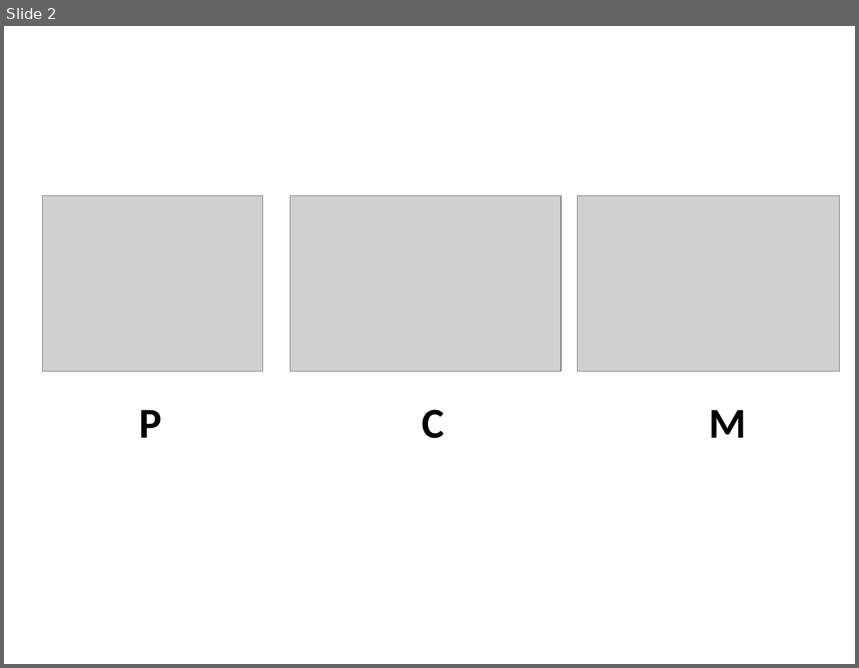
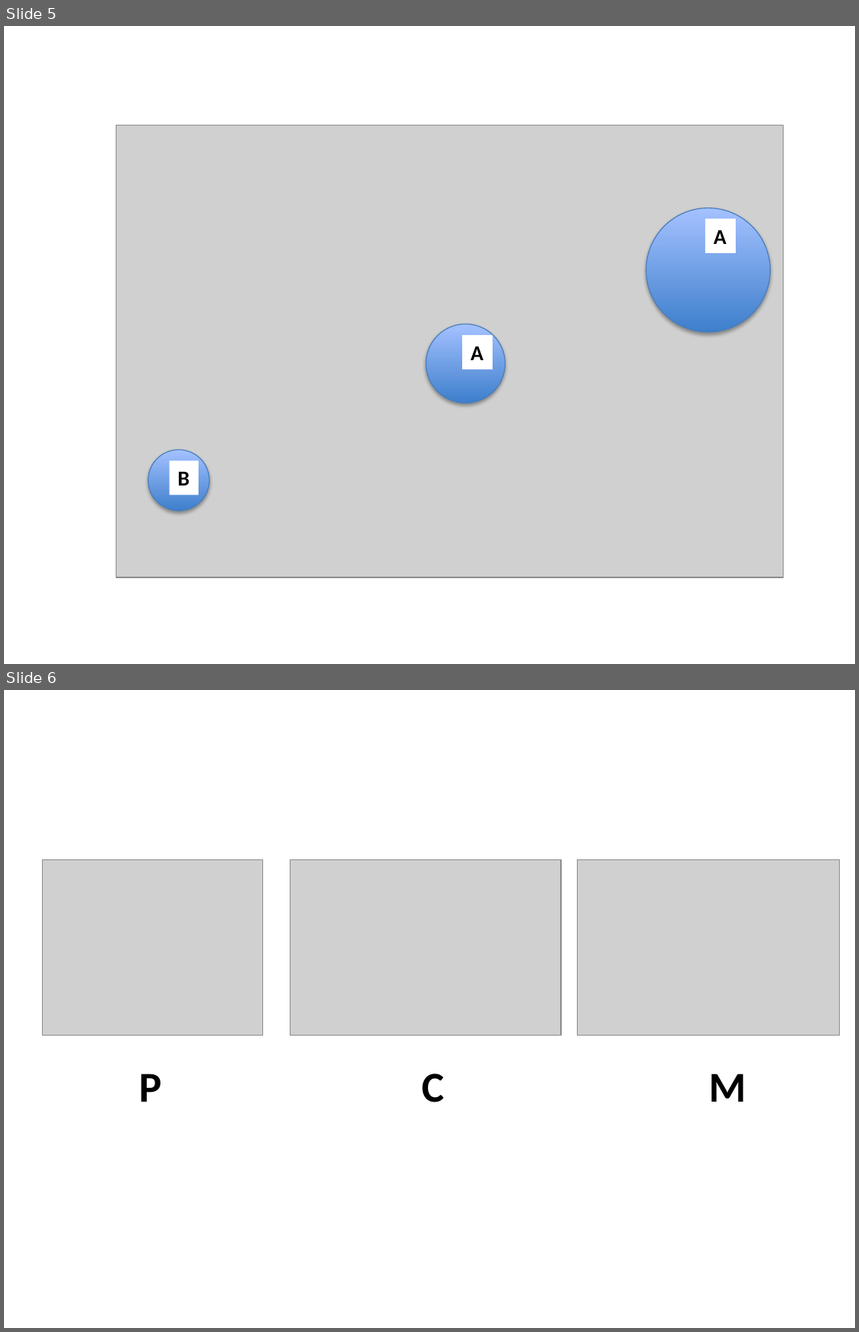
Before and after one commit to sckott/talks, a slide deck: ucalgarytalk/assets/Presentation2.pptx. Shown one above the other, each under a label of ours: slide 2 before the commit, slides 5 and 6 after it. The pictures are 859x668 and 859x1332 pixels, drawn with LibreOffice and Linux fonts; fonts in the diff are those of the drawing; grey boxes stand for pictures. Boxes give left, top, right and bottom in pixels: in the first picture for what was removed or moved away, otherwise in the second. Text is boxed around its words. In the diff, an @@ line names an element or a change of style, - is before the commit and + after.

```diff
--- a/ucalgarytalk/assets/Presentation2.pptx
+++ b/ucalgarytalk/assets/Presentation2.pptx
@@ slide 5 added at [4,26,855,664], background #FFFFFF @@
@@ picture added at [116,125,783,578] @@
@@ ellipse added at [645,208,770,332], fill gradient #3F80CE to #A4C4FF, outline #4B7EBC 0.75 pt @@
@@ rectangle added at [705,219,736,253], fill #FFFFFF, 18 pt, text #000000, bold @@
+A
@@ ellipse added at [427,324,506,403], fill gradient #3F80CE to #A4C4FF, outline #4B7EBC 0.75 pt @@
@@ rectangle added at [463,335,493,369], fill #FFFFFF, 18 pt, text #000000, bold @@
+A
@@ ellipse added at [148,450,209,511], fill gradient #3F80CE to #A4C4FF, outline #4B7EBC 0.75 pt @@
@@ rectangle added at [169,461,198,495], fill #FFFFFF, 18 pt, text #000000, bold @@
+B
@@ what was slide 2 is now slide 6 @@
```
Also in this commit, not shown: 4 other slides added, 1 slide removed, 17 other files.
